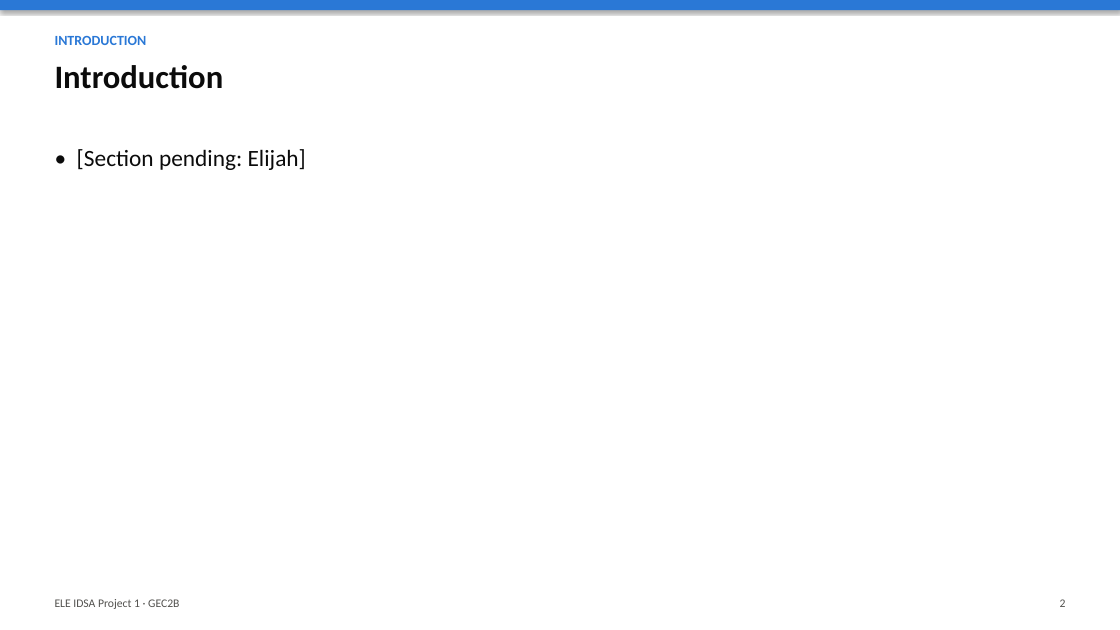
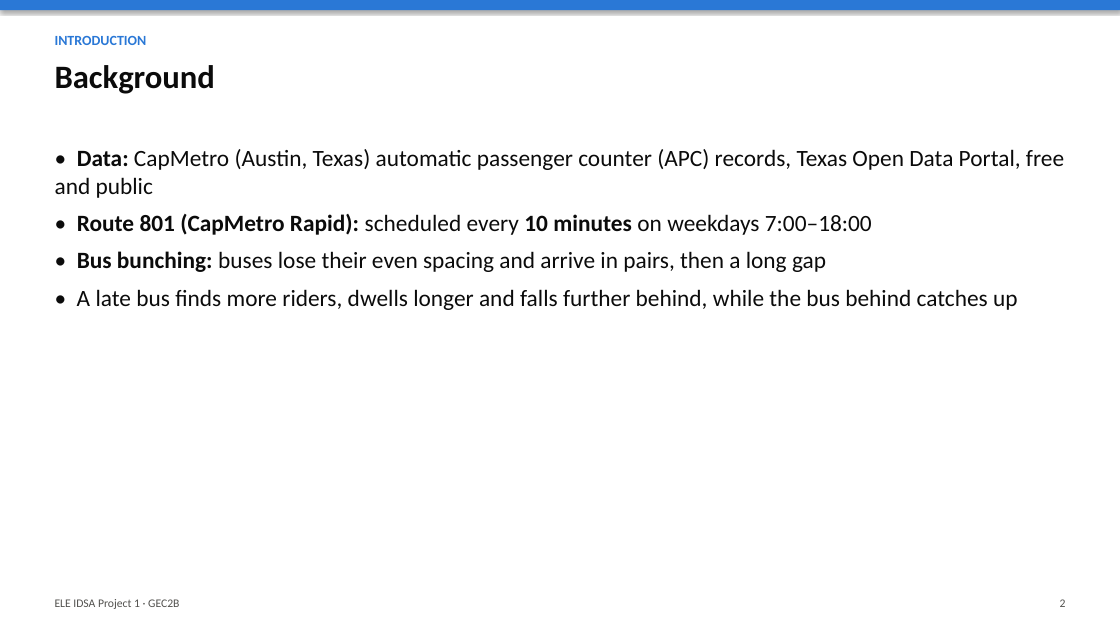
Before and after one commit to RJL-Marquez/ELE-IDSA-PROJECT-1, a slide deck: slide 2 of report/output/ELE_IDSA_Project1_Slides.pptx. Drawn at 1120x630 pixels with LibreOffice and Linux fonts; fonts in the diff are those of the drawing. Boxes give left, top, right and bottom in pixels: in the first picture for what was removed or moved away, otherwise in the second. Text is boxed around its words. In the diff, an @@ line names an element or a change of style, - is before the commit and + after.

```diff
--- a/report/output/ELE_IDSA_Project1_Slides.pptx
+++ b/report/output/ELE_IDSA_Project1_Slides.pptx
@@ text at (55,65,215,94): text changed @@
-Introduction
+Background
@@ text at (55,149,1064,310): text changed @@
-• [Section pending: Elijah]
+• Data: CapMetro (Austin, Texas) automatic passenger counter (APC) records, Texas Open Data Portal, free and public
+• Route 801 (CapMetro Rapid): scheduled every 10 minutes on weekdays 7:00–18:00
+• Bus bunching: buses lose their even spacing and arrive in pairs, then a long gap
+• A late bus finds more riders, dwells longer and falls further behind, while the bus behind catches up
```
Also in this commit, not shown: 13 other slides changed, 4 slides added, 2 slides removed, 19 other files.
